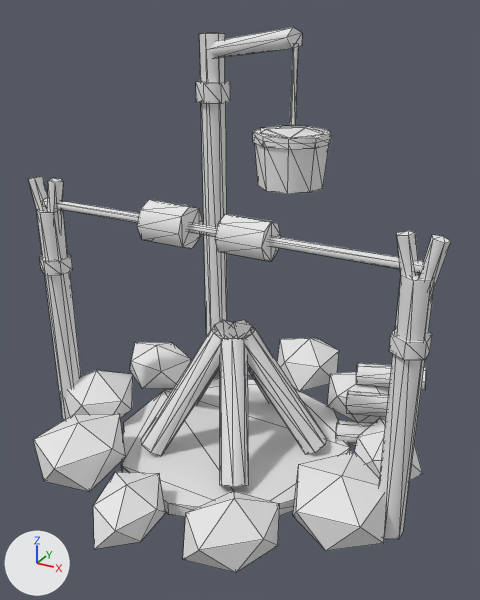
Renders of the glTF model game/assets/props/blender/campfire_stand.glb from each side of a commit.
Before and after are seen from a camera (50 mm lens) standing at (0.664, -1.177, 0.979) and looking at (0.026, -0.016, 0.398). Every picture has the same lights, and +X, +Y and +Z are marked at lower left. The older version comes first. Mesh edges are drawn as thin lines. Vertices at exactly the same position are counted once.

The older version as bpy lines, for what is in view:
```python
me_campfire_stand = bpy.data.meshes.new('campfire_stand')
me_campfire_stand.from_pydata(...)  # 472 vertices, 796 faces; spans x -0.466..0.466, y -0.452..0.456, z -0.015..0.942
me_campfire_stand.materials.append(mat_structures_atlas)  # white #e7e7e7
ob_campfire_stand = bpy.data.objects.new('campfire_stand', me_campfire_stand)
ob_campfire_stand.location = (0.0, 0.0, 0.0)
```
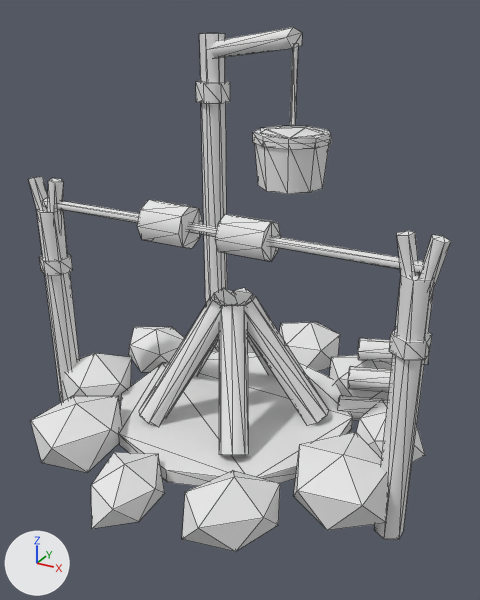
Location of each change, [x1, y1, x2, y2] in pixels of the pictures (480 x 600 px; the box of a moved part takes in the faces that stretch with it):
'campfire_stand', reshaped: before [29, 27, 451, 573]; after [29, 27, 451, 552]
part 1 of me_campfire_stand, moved or reshaped: before [354, 418, 423, 481]; after [356, 402, 425, 462]
part 2 of me_campfire_stand, moved or reshaped: before [327, 372, 389, 423]; after [329, 355, 392, 399]
part 3 of me_campfire_stand, moved or reshaped: before [277, 338, 339, 392]; after [279, 322, 340, 371]
part 4 of me_campfire_stand, moved or reshaped (not visible before): after [215, 340, 255, 353]
part 5 of me_campfire_stand, moved or reshaped: before [130, 342, 191, 389]; after [129, 327, 184, 373]
part 6 of me_campfire_stand, moved or reshaped: before [66, 370, 133, 418]; after [64, 353, 132, 401]
part 7 of me_campfire_stand, moved or reshaped: before [33, 414, 126, 492]; after [30, 396, 122, 473]
part 8 of me_campfire_stand, moved or reshaped: before [93, 472, 166, 549]; after [91, 452, 165, 529]
part 9 of me_campfire_stand, moved or reshaped: before [183, 491, 280, 573]; after [182, 470, 280, 552]
part 10 of me_campfire_stand, moved or reshaped: before [293, 451, 387, 551]; after [293, 432, 389, 530]
part 11 of me_campfire_stand, moved or reshaped: before [121, 377, 350, 517]; after [119, 351, 353, 486]
part 12 of me_campfire_stand, moved or reshaped: before [239, 329, 327, 455]; after [241, 296, 328, 425]
part 13 of me_campfire_stand, moved or reshaped: before [233, 320, 271, 403]; after [233, 288, 274, 376]
part 14 of me_campfire_stand, moved or reshaped: before [196, 320, 233, 404]; after [193, 288, 233, 376]
part 15 of me_campfire_stand, moved or reshaped: before [141, 329, 228, 456]; after [139, 296, 226, 426]
part 16 of me_campfire_stand, moved or reshaped: before [220, 338, 249, 487]; after [219, 305, 249, 455]
part 17 of me_campfire_stand, moved or reshaped: before [336, 420, 373, 445]; after [338, 395, 388, 420]
part 18 of me_campfire_stand, moved or reshaped: before [346, 391, 388, 417]; after [348, 366, 391, 392]
part 19 of me_campfire_stand, moved or reshaped: before [356, 363, 426, 390]; after [358, 338, 429, 364]

Diff of the bpy script that builds the scene:
```diff
--- a/game/assets/props/blender/campfire_stand.glb.py
+++ b/game/assets/props/blender/campfire_stand.glb.py
@@ me_campfire_stand @@
-me_campfire_stand.from_pydata(...)  # 472 vertices, 796 faces; spans x -0.466..0.466, y -0.452..0.456, z -0.015..0.942
+me_campfire_stand.from_pydata(...)  # 472 vertices, 796 faces; spans x -0.466..0.466, y -0.452..0.456, z 0.0..0.942
+# me_campfire_stand part 1: the loose piece of 12 vertices spanning x 0.287..0.439, y -0.016..0.156, z -0.007..0.117 is moved by (0.0, 0.0, 0.05)
+# me_campfire_stand part 2: the loose piece of 12 vertices spanning x 0.136..0.351, y 0.184..0.354, z -0.007..0.131 is moved by (0.0, 0.0, 0.05)
+# me_campfire_stand part 3: the loose piece of 12 vertices spanning x -0.058..0.131, y 0.248..0.456, z -0.006..0.143 is moved by (0.0, 0.0, 0.05)
+# me_campfire_stand part 4: the loose piece of 12 vertices spanning x -0.251..-0.092, y 0.244..0.391, z -0.005..0.11 is moved by (0.0, 0.0, 0.05)
+# me_campfire_stand part 5: the loose piece of 12 vertices spanning x -0.428..-0.231, y 0.066..0.234, z -0.003..0.123 is moved by (0.0, 0.0, 0.05)
+# me_campfire_stand part 6: the loose piece of 12 vertices spanning x -0.443..-0.258, y -0.155..0.017, z -0.015..0.146 is moved by (0.0, 0.0, 0.05)
+# me_campfire_stand part 7: the loose piece of 12 vertices spanning x -0.35..-0.147, y -0.385..-0.156, z -0.001..0.142 is moved by (0.0, 0.0, 0.05)
+# me_campfire_stand part 8: the loose piece of 12 vertices spanning x -0.122..0.027, y -0.452..-0.267, z 0.003..0.118 is moved by (0.0, 0.0, 0.05)
+# me_campfire_stand part 9: the loose piece of 12 vertices spanning x 0.09..0.255, y -0.42..-0.225, z -0.002..0.14 is moved by (0.0, 0.0, 0.05)
+# me_campfire_stand part 10: the loose piece of 12 vertices spanning x 0.226..0.43, y -0.258..-0.027, z -0.006..0.136 is moved by (0.0, 0.0, 0.05)
+# me_campfire_stand part 11: the loose piece of 20 vertices spanning x -0.266..0.266, y -0.28..0.28, z 0.0..0.03 is moved by (0.0, 0.0, 0.085)
+# me_campfire_stand part 12: the loose piece of 14 vertices spanning x -0.002..0.222, y -0.024..0.072, z 0.022..0.316 is moved by (0.0, 0.0, 0.08)
+# me_campfire_stand part 13: the loose piece of 14 vertices spanning x -0.028..0.054, y 0.0..0.225, z 0.023..0.318 is moved by (0.0, 0.0, 0.08)
+# me_campfire_stand part 14: the loose piece of 14 vertices spanning x -0.209..0.004, y -0.019..0.114, z 0.022..0.317 is moved by (0.0, 0.0, 0.08)
+# me_campfire_stand part 15: the loose piece of 14 vertices spanning x -0.163..0.013, y -0.175..0.011, z 0.022..0.317 is moved by (0.0, 0.0, 0.08)
+# me_campfire_stand part 16: the loose piece of 14 vertices spanning x -0.019..0.128, y -0.2..0.007, z 0.023..0.318 is moved by (0.0, 0.0, 0.08)
+# me_campfire_stand part 17: the loose piece of 12 vertices spanning x 0.214..0.386, y 0.094..0.186, z 0.013..0.077 is moved by (0.0, 0.0, 0.07)
+# me_campfire_stand part 18: the loose piece of 12 vertices spanning x 0.214..0.386, y 0.154..0.246, z 0.063..0.127 is moved by (0.0, 0.0, 0.07)
+# me_campfire_stand part 19: the loose piece of 12 vertices spanning x 0.214..0.386, y 0.214..0.306, z 0.113..0.177 is moved by (0.0, 0.0, 0.07)
 me_campfire_stand.materials.append(mat_structures_atlas)
```
